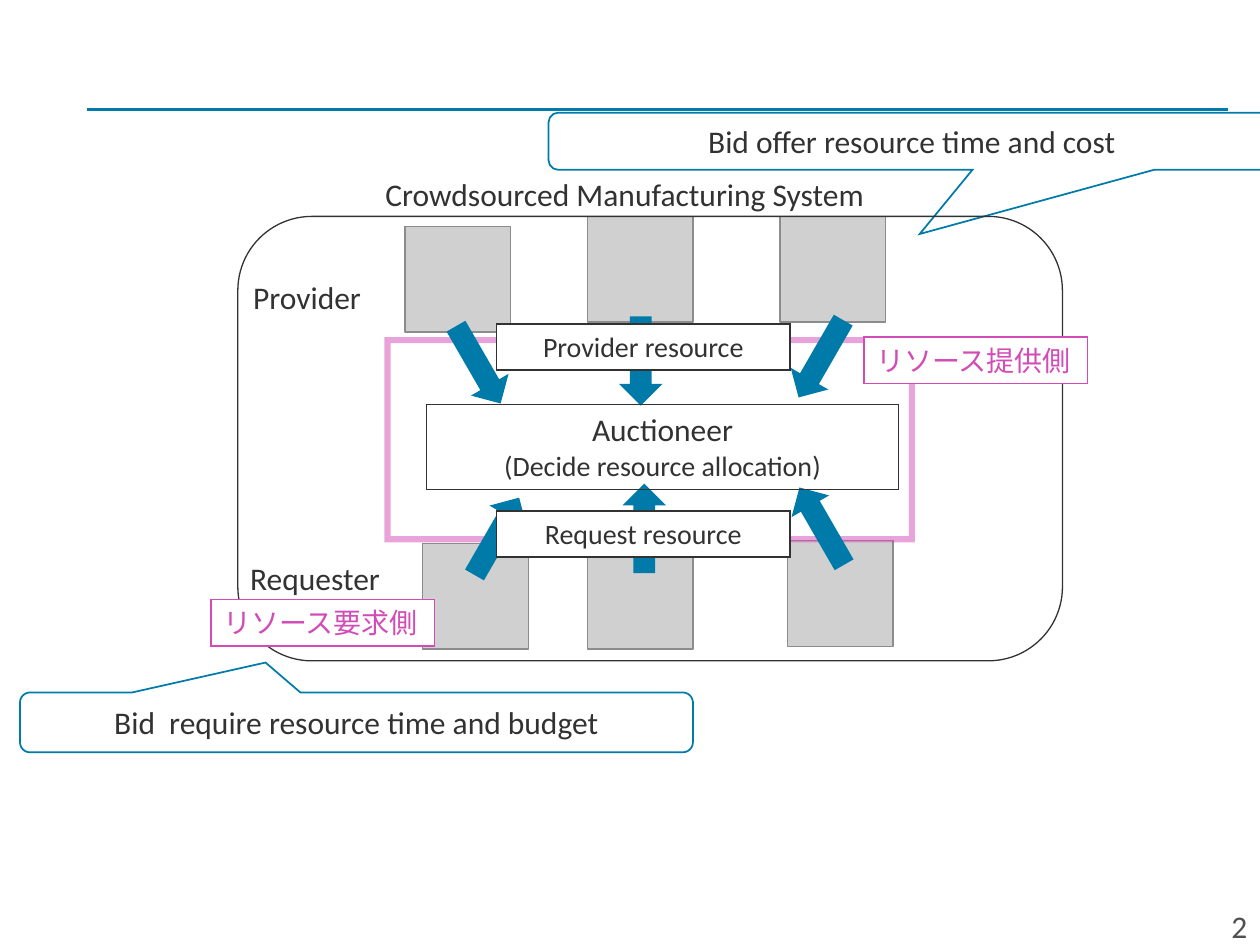
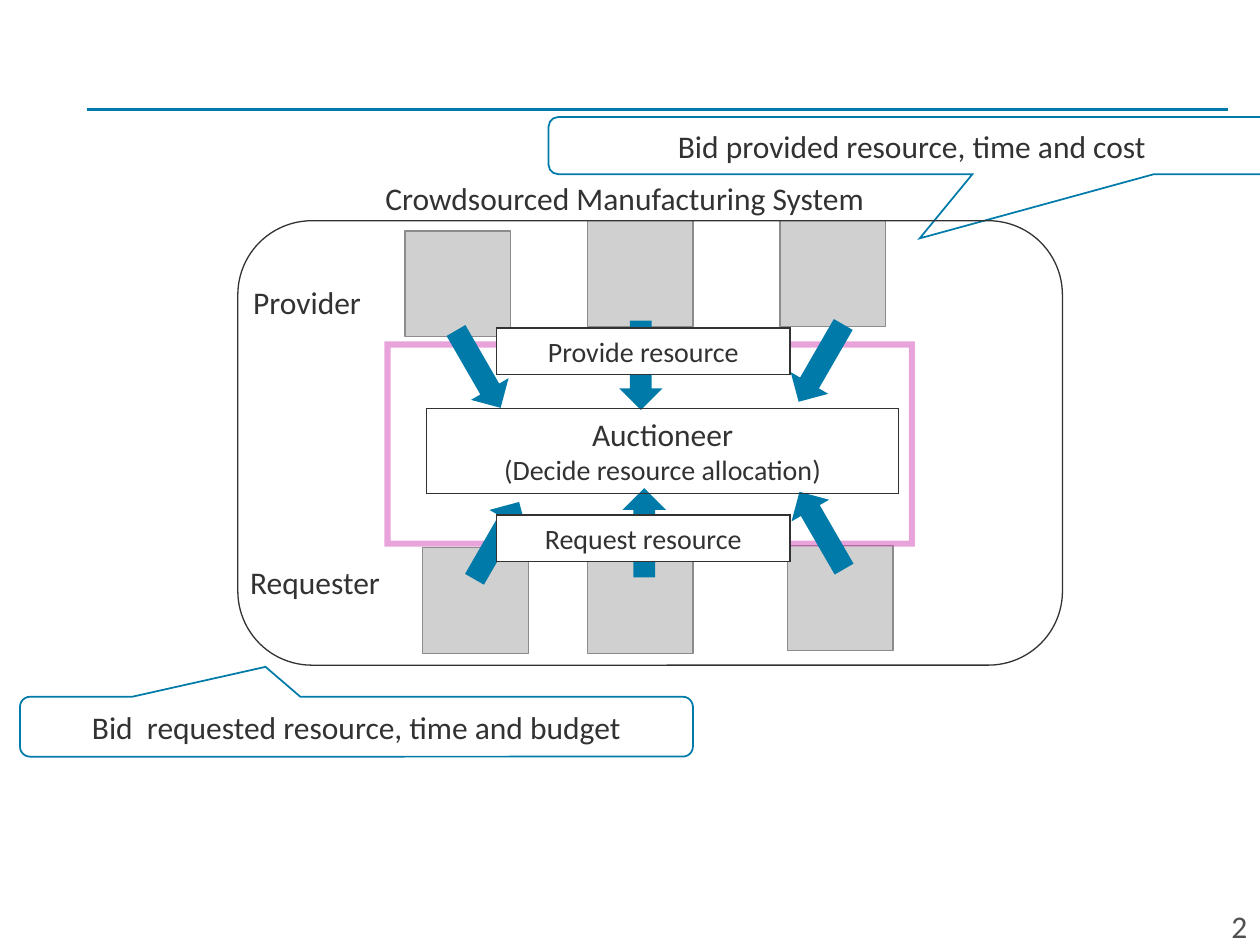
Before and after one commit to Yoshiaki-Harada/Resarch, a slide deck: slide 2 of Paper/master-thesis/src/img/修論用の図.pptx. Drawn at 1260x945 pixels with LibreOffice and Linux fonts; fonts in the diff are those of the drawing; grey boxes stand for pictures. Boxes give left, top, right and bottom in pixels: in the first picture for what was removed or moved away, otherwise in the second. Text is boxed around its words. In the diff, an @@ line names an element or a change of style, - is before the commit and + after.

```diff
--- a/Paper/master-thesis/src/img/修論用の図.pptx
+++ b/Paper/master-thesis/src/img/修論用の図.pptx
@@ text in rounded speech box at [678, 136, 1145, 163]: text changed @@
-Bid offer resource time and cost
+Bid provided resource, time and cost
@@ 6 down arrows, 4 pictures, 4 rectangles, 3 texts, 2 rounded speech boxes: place and size @@
-6 down arrows, 4 pictures, 4 rectangles, 3 texts, 2 rounded speech boxes at [20, 112, 1260, 753]
+6 down arrows, 4 pictures, 4 rectangles, 3 texts, 2 rounded speech boxes at [20, 117, 1260, 757]
@@ text in rectangle at [548, 342, 739, 362]: text changed @@
-Provider resource
+Provide resource
@@ rectangle removed at [864, 336, 1087, 383] @@
-リソース提供側
@@ rectangle removed at [212, 600, 435, 646] @@
-リソース要求側
@@ text in rounded speech box at [92, 717, 620, 745]: text changed @@
-Bid require resource time and budget
+Bid requested resource, time and budget
```
Also in this commit, not shown: 1 other slide changed, 28 other files.
